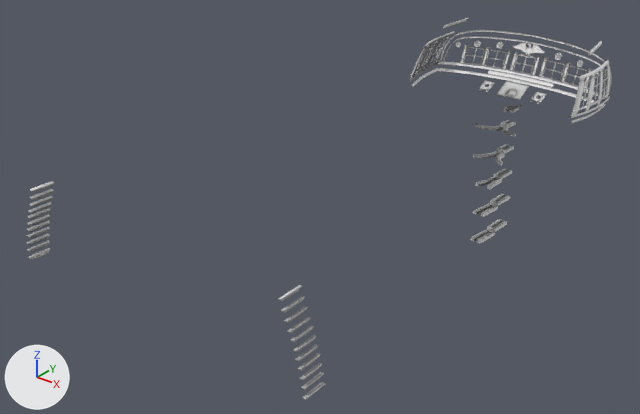
One commit to the FBX model Constitution/Content/ship/main/SternDetail/SternDetail.fbx: the scene before it, then after it.
Camera for both pictures: a 50 mm camera at (134.9, -74.4, 113.2) aimed at (-14.9, 112.9, -2.9). Arrows for +X, +Y and +Z are at lower left; the lights stay in place. Where no turn or scale is listed for an object, it has been applied to the vertices.

The first picture shows 'SternDetail'.
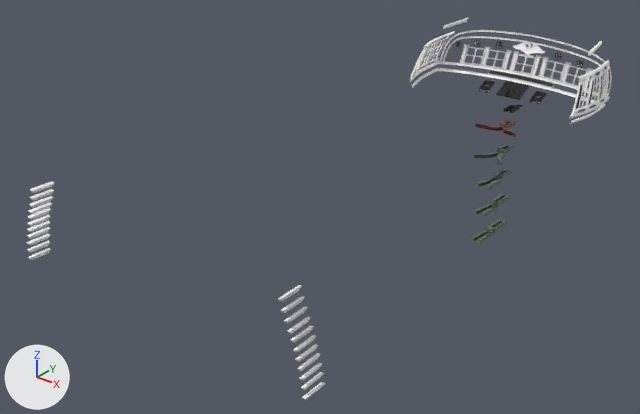
Changed parts and their boxes [x1, y1, x2, y2] in the pictures (640 x 414 px):
'SternDetail', surface changed: [27, 18, 612, 400] in both

The change in detail:
Picture 'SternDetail_ALBEDO.png' (img_sterndetail_albedo_png) is new.
Material 'SternDetail' (mat_sterndetail) changes its picture from img_sterndetail_ao_png to img_sterndetail_albedo_png.
